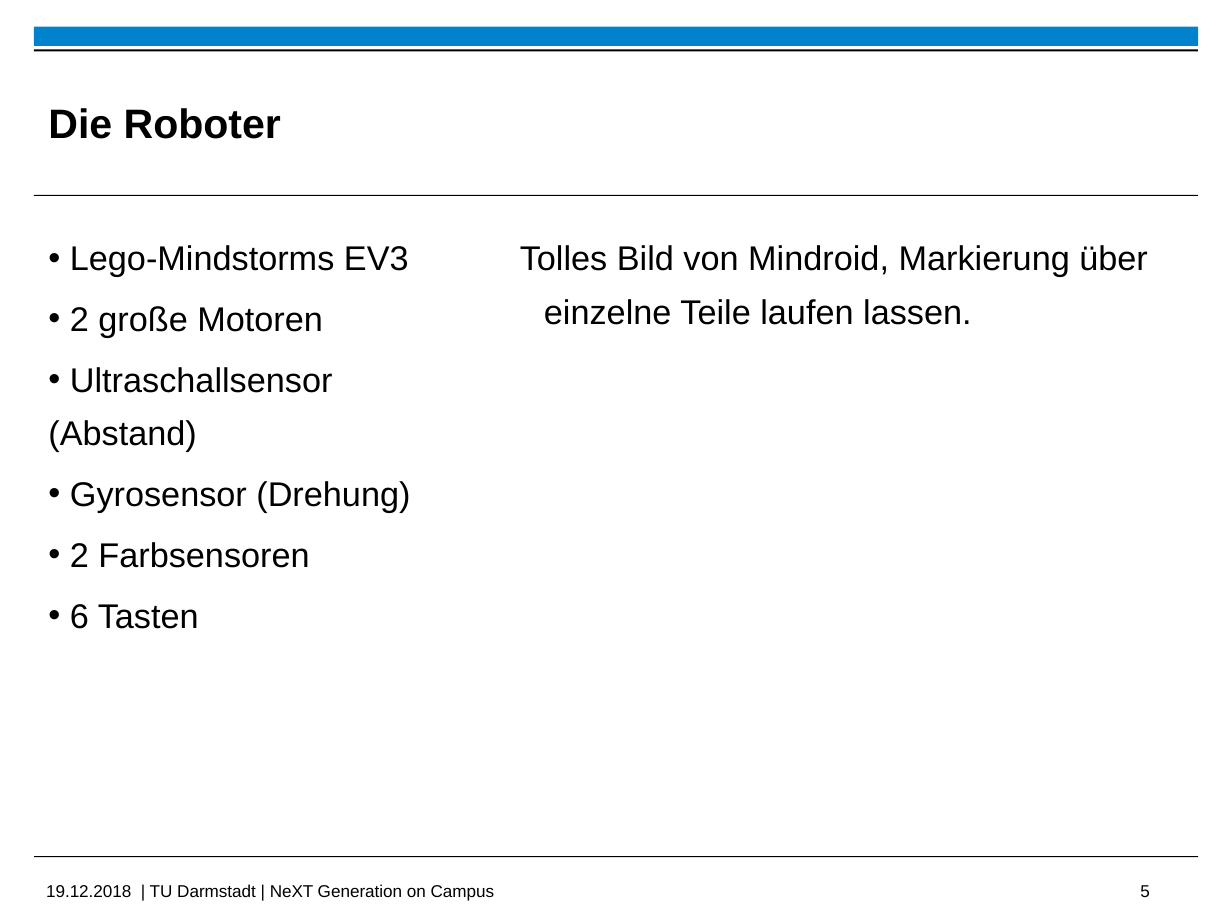
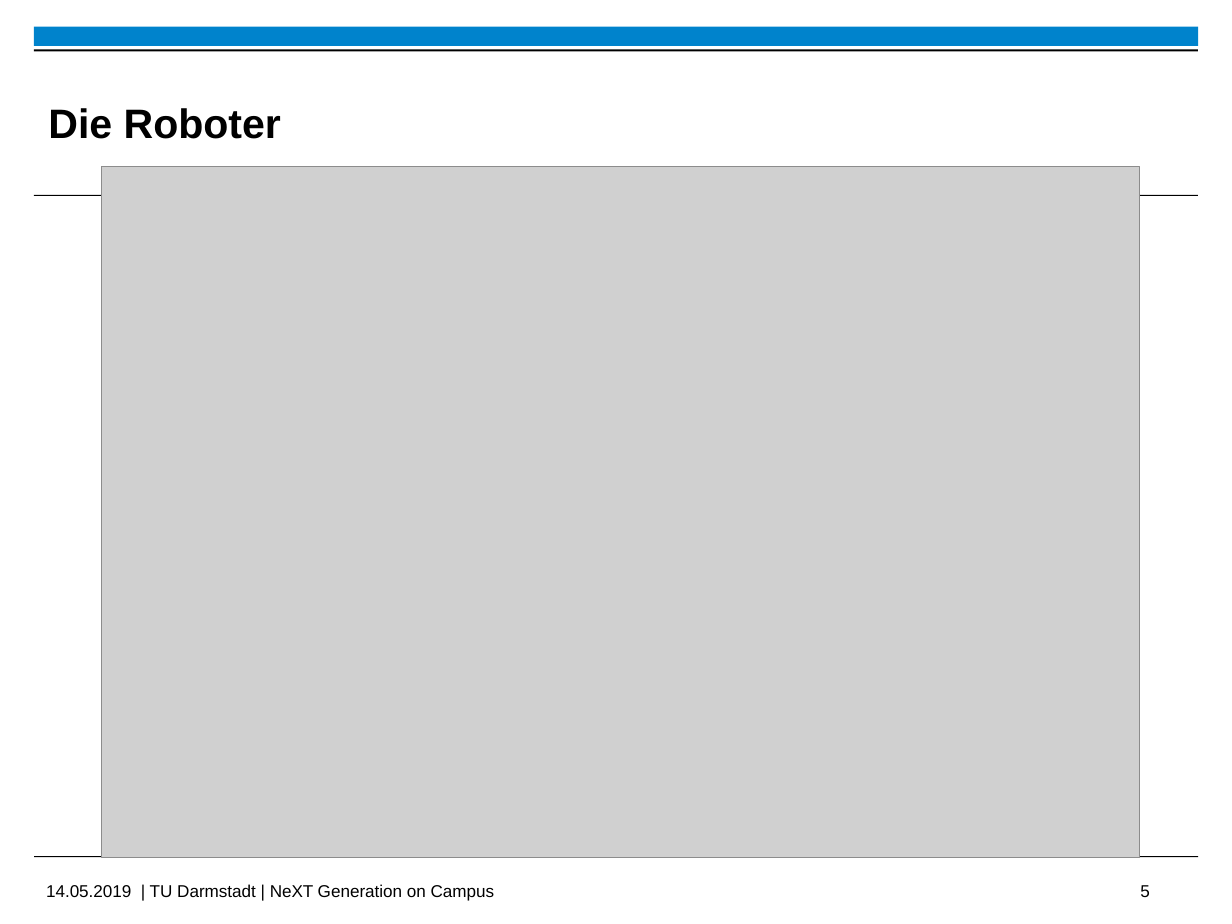
Before and after one commit to NeXT-Workshops/mindroid, a slide deck: slide 5 of doc/IntroPresentation/Mindroid Intro.pptx. Drawn at 1232x924 pixels with LibreOffice and Linux fonts; fonts in the diff are those of the drawing; grey boxes stand for pictures; background and template pictures are left out. Boxes give left, top, right and bottom in pixels: in the first picture for what was removed or moved away, otherwise in the second. Text is boxed around its words. In the diff, an @@ line names an element or a change of style, - is before the commit and + after.

Commit message:
work on presentation

```diff
--- a/doc/IntroPresentation/Mindroid Intro.pptx
+++ b/doc/IntroPresentation/Mindroid Intro.pptx
@@ picture added at <box>102,166,1141,857</box> @@
@@ text removed at <box>48,245,410,629</box> @@
-• Lego-Mindstorms EV3
-• 2 große Motoren
-• Ultraschallsensor (Abstand)
-• Gyrosensor (Drehung)
-• 2 Farbsensoren
-• 6 Tasten
@@ text removed at <box>520,245,1148,325</box> @@
-Tolles Bild von Mindroid, Markierung über einzelne Teile laufen lassen.
@@ text at <box>46,884,1150,901</box>: text changed @@
-19.12.2018 | TU Darmstadt | NeXT Generation on Campus 5
+14.05.2019 | TU Darmstadt | NeXT Generation on Campus 5
```
Also in this commit, not shown: 1 other slide changed, 1 other file.
